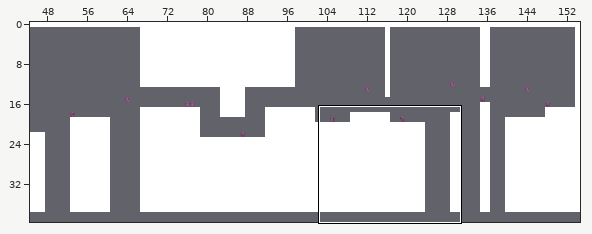
Two versions of a level (Tiled map (JSON), public/assets/levels/test-map-6.json). The first picture is a wide view before the edit; the outline marks the close-up.
Close-up. Before:
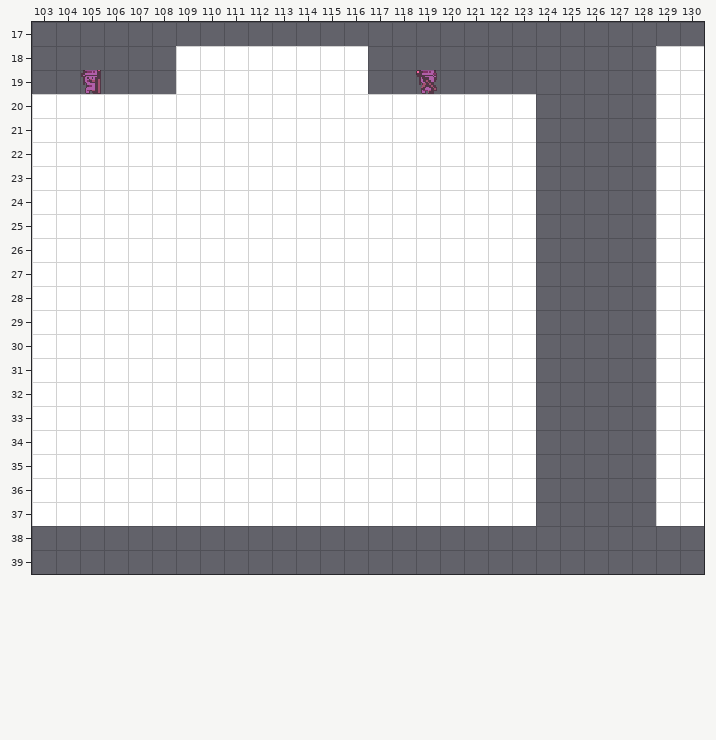
Cells are 16x16 px. Shown: x 103..130, y 17..39. The commit also changed other parts of the map, which this record leaves out.
After the commit:
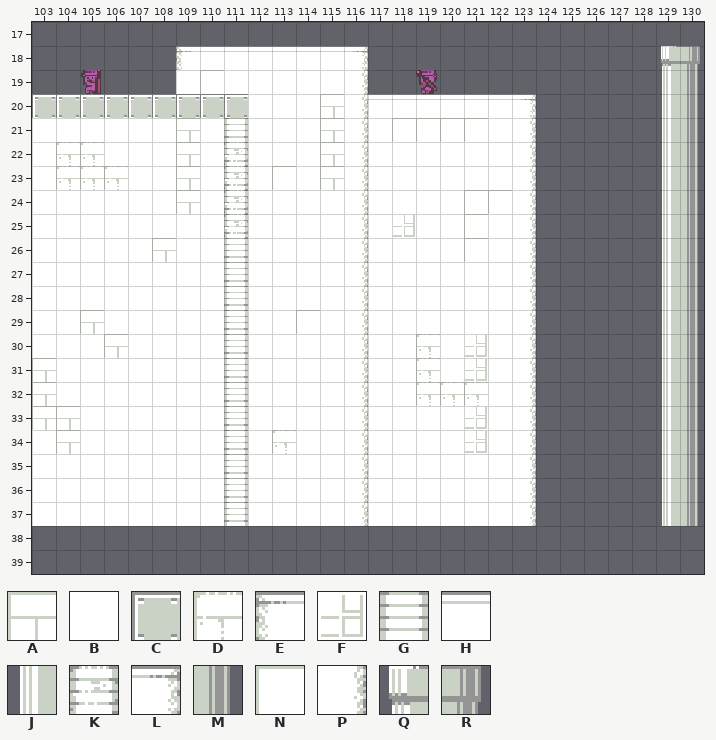
Key: from "tilleset": A 2, B 3, C 6, D 8, E 9, F 14, G 20, H 21, J 23, K 26, L 27, M 29, N 32, P 33, Q 34, R 35.
_ is an empty cell.
Tiles replaced or removed in this view: B.
Change:
Changed rows in their new state; . is an unchanged cell.
Layer "Tile Layer 1":
first column x 103:
18 ......EHHHHHHL............QR
19 .......N.....P............JM
20 CCCCCCCCC...APHHHHHHL.....JM
21 ......A.G...AP.NNNN.P.....JM
22 .DD...A.K...AP......P.....JM
23 .DDD..A.K.N.AP......P.....JM
24 ......A.K....P....NNP.....JM
25 ........K....P.F..N.P.....JM
26 .....A..G....P....N.P.....JM
27 ........G....P......P.....JM
28 ........G....P......P.....JM
29 ..A.....G..N.P......P.....JM
30 ...A....G....P..D.F.P.....JM
31 A.......G....P..D.F.P.....JM
32 A.......G....P..DDD.P.....JM
33 AA......G....P....F.P.....JM
34 .A......G.D..P....F.P.....JM
35 ........G....P......P.....JM
36 ........G....P......P.....JM
37 ........G....P......P.....JM
Changed places in both close-ups, as pixel boxes (x1, y1, x2, y2):
changed: (32, 46, 536, 526)
changed: (656, 46, 704, 526)
